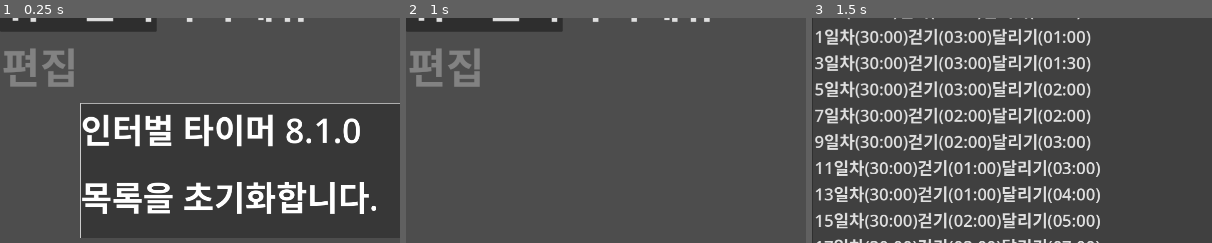
Above: before the commit, frames 1-3 (left to right).
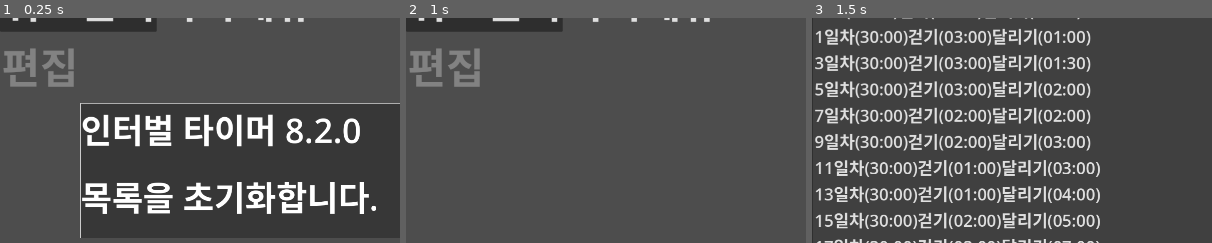
Above: after the commit, the same moments.

Repository: kasworld/maranic
Game: Godot game, scene res://main.tscn
Same seed, same stepped clock (60 frames per second), same inputs: the game is played once before the commit and once after it.
Inputs:
- Up to frame 1 (0.25 s): no input
- Up to frame 2 (1 s): click "0.00" at 0.5 s
- Up to frame 3 (1.5 s): click "워크선택" at 1.25 s
The pictures show only the part of the screen within x 0-50%, y 11-61%; the shares and areas given below are measured in that part.

The runs differ from the first frame. In frame 1, 0.3% of the frame differs, in the area x 78-83%, y 44-56%; in frame 2, nothing differs; in frame 3, nothing differs.

Commit message:
fix skew inter subwork

Diff:
--- a/main.gd
+++ b/main.gd
@@ -24,7 +24,7 @@
 func _ready() -> void:
 	var vp_rect = get_viewport_rect()
 	var msgrect = Rect2( vp_rect.size.x * 0.1 ,vp_rect.size.y * 0.3 , vp_rect.size.x * 0.8 , vp_rect.size.y * 0.3 )
-	$TimedMessage.init(msgrect, tr("인터벌 타이머 8.1.0"))
+	$TimedMessage.init(msgrect, tr("인터벌 타이머 8.2.0"))
 	WorkListMenuButton.get_popup().theme = preload("res://menulist_theme.tres")
 	CmdMenuButton.get_popup().theme = preload("res://menulist_theme.tres")
 	WorkListMenuButton.get_popup().index_pressed.connect(work_list_menu_index_pressed)
@@ -82,6 +82,7 @@
 	if subwork_node_list.size() <= 1 :
 		subwork_node_list[0].disable_menu(1,true)
 
+# v : overrun value (<=0)
 func _on_work_time_reached(idx :int, v :float)->void:
 	if idx == 0: # masterwork
 		StartButton.button_pressed = false
@@ -94,7 +95,7 @@
 		if subwork_node_list.size() <= subwork_index:
 			subwork_index = 1
 		if is_running:
-			subwork_node_list[subwork_index].start()
+			subwork_node_list[subwork_index].start(-v)
 			var newWorkStr = subwork_node_list[subwork_index].get_label_text()
 			text2speech(tr("%s를 끝내고 %s를 시작합니다.") %[oldWorkStr,newWorkStr])
 			subwork_node_list[subwork_index].grab_focus()
--- a/subwork_node.gd
+++ b/subwork_node.gd
@@ -4,7 +4,7 @@
 
 signal del_subwork(index :int, sw :WorkList.SubWork)
 signal add_subwork(index :int, sw :WorkList.SubWork)
-signal time_reached(index :int, v :float)
+signal time_reached(index :int, v :float) # v : overrun value (<=0)
 
 var subwork :WorkList.SubWork
 var subwork_index :int
@@ -49,8 +49,8 @@
 	$TimeRecorder.reset()
 
 # start and resume
-func start()->void:
-	$TimeRecorder.start()
+func start(offset:float=0)->void:
+	$TimeRecorder.start(offset)
 
 # stop and pause
 func pause()->void:
--- a/time_recorder/time_recorder.gd
+++ b/time_recorder/time_recorder.gd
@@ -3,7 +3,7 @@
 class_name TimeRecorder
 
 signal started(n:int) # emit when 1st start
-signal overrun(v :float) # emit when count down over 0 with overrun value(<0)
+signal overrun(v :float) # emit when count down over 0 with overrun value(<=0)
 
 var initial_sec :float
 var start_tick :float
@@ -33,27 +33,28 @@
 	is_inuse = false
 	sum_tick = 0
 
-func start1st()->void:
+func start1st(offset:float=0)->void:
 	if not is_inuse:
 		is_inuse = true
 		started.emit(index)
-		resume()
+		resume(offset)
 
-func start()->void:
+func start(offset:float=0)->void:
 	if is_paused:
 		if is_inuse:
-			resume()
+			resume(offset)
 		else:
-			start1st()
+			start1st(offset)
 
 func pause()->void:
 	if not is_paused:
 		is_paused = true
 		sum_tick += get_last_dur()
 
-func resume()->void:
+func resume(offset:float=0)->void:
 	is_paused = false
 	start_tick = Time.get_unix_time_from_system()
+	sum_tick += offset
 
 func _process(delta: float) -> void:
 	var dur :float
Not shown: 2 places in subwork_node.tscn that only renumber resources
